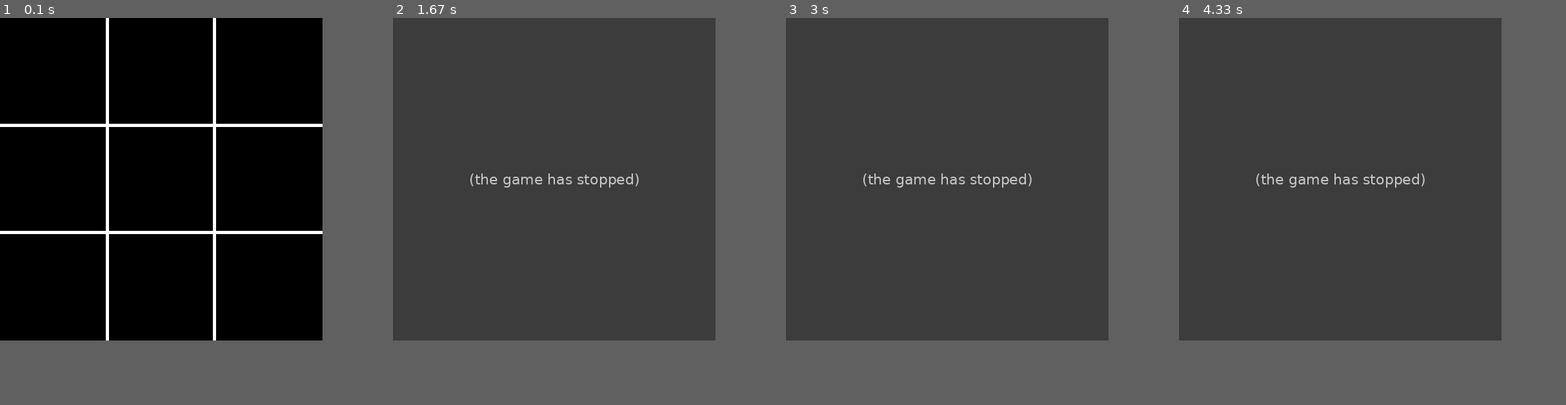
Above: before the commit, frames 1-4 (left to right).
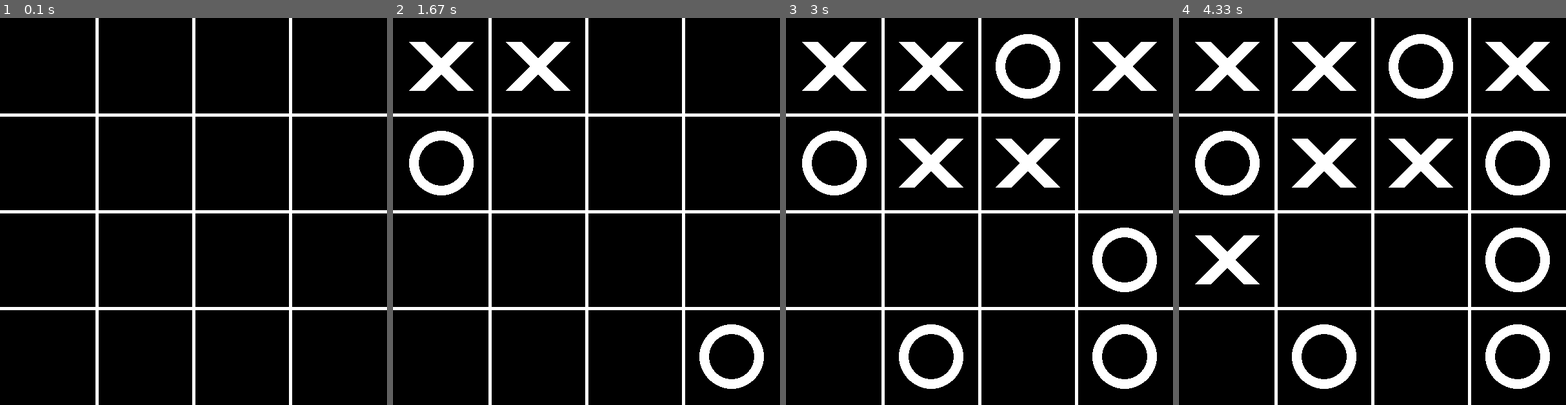
Above: after the commit, the same moments.

Repository: reality8080/PyGame-Caro-Demo
Game: pygame game, started from index.py
Two runs of this game, one before a commit and one after it. Both use one fixed random seed, a clock stepped at 60 frames per second and the inputs below.
Inputs (mouse positions are in pixels of both pictures, inside the frame that each line leads up to):
- Up to frame 1 (0.1 s): no input
- Up to frame 2 (1.67 s): click (586, 211) at 0.38 s; tap R at 0.67 s; click (466, 153) at 1.05 s; click (725, 346) at 1.38 s
- Up to frame 3 (3 s): click (987, 79) at 1.72 s; click (960, 312) at 2.05 s; click (1080, 273) at 2.38 s
- Up to frame 4 (4.33 s): click (1473, 176) at 3.22 s
In our replay, the window is 500x500 before the commit and 600x600 after it. These sizes can differ from the game's own. Grey fills any space a smaller window leaves; there, only what the larger window draws over its background counts as a difference.

The runs differ from the first frame. In frame 1, 7.5% of the frame differs, in the area x 0-100%, y 0-100%; in frame 2, 71%; in frame 3, 74%; in frame 4, 74%.
Error before the commit: IndexError: index 3 is out of bounds for axis 0 with size 3 (index.py line 55); the game stopped at 1.38 s (later frames are placeholders)

Commit message:
Add Algorithms Search, Devide function in file index

Diff:
--- /dev/null
+++ b/Draw.py
@@ -0,0 +1,17 @@
+import pygame
+
+def drawLines(screen,squareSize,boardRows,color,WIDTH,HEIGHT,LINEWIDTH):
+    for i in range(1, boardRows):
+        pygame.draw.line(screen, color, start_pos=(0, i*squareSize), end_pos=(WIDTH, i*squareSize), width=LINEWIDTH)
+        pygame.draw.line(screen, color, start_pos=(i*squareSize, 0), end_pos=(i*squareSize, HEIGHT), width=LINEWIDTH)
+# Vẽ O và X khi người chơi và AI đánh cờ
+def drawFigures(screen,board,boardRows,squareSize,boardCols,color,crossWidth,circleRadius,circleWidth):
+    for row in range(boardRows):
+        for col in range(boardCols):
+            if board[row][col] == 1:
+                pygame.draw.circle(screen, color, center=(int(col*squareSize + squareSize//2), int(row*squareSize + squareSize//2)), radius= circleRadius, width= circleWidth)
+            elif board[row][col] == 2:
+                pygame.draw.line(screen,color,start_pos=(col*squareSize + squareSize // 4, row*squareSize + squareSize // 4),
+                end_pos=(col * squareSize + 3 * squareSize // 4, row*squareSize + 3* squareSize //4), width= crossWidth)
+                pygame.draw.line(screen,color,start_pos=(col*squareSize + squareSize // 4, row*squareSize + 3 * squareSize // 4),
+                end_pos=(col * squareSize + 3 * squareSize // 4, row*squareSize + squareSize //4), width= crossWidth)
--- /dev/null
+++ b/InformedSearch/AStar.py
@@ -0,0 +1,47 @@
+import heapq
+import numpy as np
+from checkWin import checkWin
+from MarkSquare import markSquare
+
+def evaluatedAStar(checkBoard,player, boardRows,boardCols):
+    score=0
+    for row in range(boardRows):
+        for col in range(boardCols):
+            if checkBoard[row][col]==player:
+                score+=10
+            elif checkBoard[row][col]==(3-player):
+                score-=10
+    if checkWin(player,checkBoard):
+        return 1000
+    elif checkWin(3-player,checkBoard):
+        return -1000
+    return score
+
+def AStar(board,boardRows,boardCols,player=2):
+    pq=[]
+
+    opponent=3-player
+    for row in range(boardRows):
+        for col in range(boardCols):
+            if board[row][col]==0:
+                board[row][col]=opponent
+                if checkWin(opponent,board):
+                    board[row][col]=0
+                    markSquare(board,row,col,player)
+                    return True
+                board[row][col]=0
+
+    for row in range(boardRows):
+        for col in range(boardCols):
+            if board[row][col]==0:
+                board[row][col]=player
+                h=evaluatedAStar(board,player,boardRows,boardCols)
+                g = np.count_nonzero(board == 0)
+                f=h+g
+                heapq.heappush(pq,(-f,row,col))
+                board[row][col]=0
+    if pq:
+        _,bestRow,bestCol=heapq.heappop(pq)
+        markSquare(board,bestRow,bestCol,player)
+        return True
+    return False
--- /dev/null
+++ b/InformedSearch/BestFirstSearch.py
@@ -0,0 +1,50 @@
+from checkWin import checkWin
+from MarkSquare import markSquare
+from collections import deque
+
+def evaluateBoard(checkBoard,boardRows,boardCols):
+    score = 0
+    for row in range(boardRows):
+        for col in range(boardCols):
+            if checkBoard[row][col] == 2:  # AI
+                score += 10
+            elif checkBoard[row][col] == 1:  # Người chơi
+                score -= 10
+    if checkWin( checkBoard,2):
+        return 1000
+    elif checkWin( checkBoard,1):
+        return -1000
+    return score
+
+def bestMoveBFS(board,boardRows,boardCols):
+    queue=deque()
+
+    validMoves=[]
+    opponent=1
+    for row in range(boardRows):
+        for col in range(boardCols):
+            if(board[row][col]==0):
+                board[row][col]=opponent
+                if checkWin(board,opponent):
+                    board[row][col]=0
+                    markSquare(board,row,col,2)
+                    return True
+                board[row][col]=0
+                validMoves.append((row,col))
+
+    bestMove =None
+    maxScore=-float('inf')
+
+    for move in validMoves:
+        row,col=move
+        board[row][col]=2
+        score=evaluateBoard(board,boardRows,boardCols)
+        if score>maxScore:
+            maxScore=score
+            bestMove=move
+        board[row][col]=0
+
+    if bestMove:
+        markSquare(board,bestMove[0],bestMove[1],2)
+        return True
+    return False
--- /dev/null
+++ b/InformedSearch/miniMax.py
@@ -0,0 +1,70 @@
+from checkWin import checkWin
+from isFullBoard import isBoardFull
+from MarkSquare import markSquare
+
+def evaluateBoard(checkBoard,boardRows,boardCols):
+    score = 0
+    for row in range(boardRows):
+        for col in range(boardCols):
+            if checkBoard[row][col] == 2:  # AI
+                score += 10
+            elif checkBoard[row][col] == 1:  # Người chơi
+                score -= 10
+    if checkWin( checkBoard,2):
+        return 1000
+    elif checkWin( checkBoard,1):
+        return -1000
+    return score
+
+#Thuat toan tim kiem toi uu MiniMax
+maxDepth=4
+def minimax(minimaxBoard, boardRows, boardCols, depth, isMaximizing,alpha,beta):
+    score=evaluateBoard(minimaxBoard,boardRows,boardCols)
+    if score==1000 or score == -1000 or isBoardFull(minimaxBoard, boardRows, boardCols) or depth>=maxDepth:
+        return score
+    if isMaximizing:
+        bestScore = -float('inf')
+        # Lặp qua tất cả các ô
+        for row in range(boardRows):
+            for col in range(boardCols):
+                if minimaxBoard[row][col] == 0:
+                    minimaxBoard[row][col] = 2
+                    bestScore=max(bestScore,minimax(minimaxBoard,boardRows, boardCols, depth+1, False,alpha,beta))
+                    # Gọi đệ quy và lưu điểm với lớn nhất cho AI
+                    minimaxBoard[row][col] = 0
+                    alpha = max(alpha, bestScore)
+                    if beta <=alpha:
+                        break
+        return bestScore
+    else:
+        bestScore = float('inf')
+        for row in range(boardRows):
+            for col in range(boardCols):
+                if minimaxBoard[row][col] == 0:
+                    minimaxBoard[row][col] = 1
+                    bestScore = min(bestScore, minimax(minimaxBoard, boardRows, boardCols, depth+1,True,alpha,beta))
+                    minimaxBoard[row][col] = 0
+                    beta=min(beta,bestScore)
+                    if beta <=alpha:
+                        break
+        return bestScore
+# Duyệt qua từng ô và suy diễn ra ô có điểm số cao nhất
+def bestMoveMiniMax(board, boardRows, boardCols):
+    bestScore=-float('inf')
+    move=(-1,-1)
+    for row in range (boardRows):
+        for col in range(boardCols):
+            if board[row][col]==0:
+                # Thử đánh
+                board[row][col]=2
+                # Lấy điểm số lớn nhất
+                score= minimax(board,boardRows, boardCols, 0,False,-float('inf'),float('inf'))
+                board[row][col]=0
+                # kiểm tra điểm số cao nhất
+                if score>bestScore:
+                    bestScore=score
+                    move=(row,col)
+    if move != (-1,-1):
+        markSquare(board,move[0], move[1],player=2)
+        return True
+    return False
--- /dev/null
+++ b/MarkSquare.py
@@ -0,0 +1,2 @@
+def markSquare(board,row, col, player):
+    board[row][col] = player
--- /dev/null
+++ b/availableSquare.py
@@ -0,0 +1,2 @@
+def availableSquare(board,row,col):
+    return board[row][col] == 0
--- /dev/null
+++ b/checkWin.py
@@ -0,0 +1,29 @@
+boardRows = 4
+boardCols = 4
+
+def checkWin(checkBoard,player):
+    winCondition = boardCols if boardCols >= boardCols else boardCols-1 # Sửa số quân cần thắng
+
+    # Kiểm tra hàng ngang
+    for row in range(boardRows):
+        for col in range(boardCols - winCondition + 1):
+            if all(checkBoard[row][col + i] == player for i in range(winCondition)):
+                return True
+
+    # Kiểm tra hàng dọc
+    for col in range(boardCols):
+        for row in range(boardRows - winCondition + 1):
+            if all(checkBoard[row + i][col] == player for i in range(winCondition)):
+                return True
+
+    # Kiểm tra đường chéo (\)
+    for r in range(boardRows - winCondition + 1):
+        for c in range(boardCols - winCondition + 1):
+            if all(checkBoard[r + i][c + i] == player for i in range(winCondition)):
+                return True
+
+    # Kiểm tra đường chéo (/)
+    for r in range(winCondition - 1, boardRows):
+        for c in range(boardCols - winCondition + 1):
+            if all(checkBoard[r - i][c + i] == player for i in range(winCondition)):
+                return True
--- a/index.py
+++ b/index.py
@@ -1,6 +1,14 @@
 import sys
 import numpy as np
 import pygame
+from collections import deque
+
+# from InformedSearch.AStar import AStar
+from checkWin import checkWin
+from InformedSearch.miniMax import bestMoveMiniMax
+from isFullBoard import isBoardFull
+from InformedSearch.BestFirstSearch import bestMoveBFS
+from Draw import drawLines,drawFigures
 
 pygame.init()
 
@@ -12,16 +20,16 @@
 Blue = (0, 0, 255)
 Green = (0, 255, 0)
 # Kich thuoc
-WIDTH = 500
-HEIGHT = 500
+WIDTH = 600
+HEIGHT = 600
 # Duong ke
 LINEWIDTH = 5
 FPS = 60
-boardRows = 3
-boardCols = 3
+boardRows = 4
+boardCols = 4
 # Kich thuoc o
 squareSize= WIDTH//boardCols
-circleRadius = squareSize//boardCols
+circleRadius = squareSize//3
 circleWidth = 15
 crossWidth = 25
 # Tao man hinh va chu
@@ -32,115 +40,37 @@
 # Tao bang kich thuoc 3*3
 board=np.zeros((boardRows, boardCols))
 # Vẽ các dòng phân cách
-def drawLines(color=White):
-    for i in range(1, boardRows):
-        pygame.draw.line(screen, color, start_pos=(0, i*squareSize), end_pos=(WIDTH, i*squareSize), width=LINEWIDTH)
-        pygame.draw.line(screen, color, start_pos=(i*squareSize, 0), end_pos=(i*squareSize, HEIGHT), width=LINEWIDTH)
-# Vẽ O và X khi người chơi và AI đánh cờ
-def drawFigures(color=White):
-    for row in range(boardRows):
-        for col in range(boardCols):
-            if board[row][col] == 1:
-                pygame.draw.circle(screen, color, center=(int(col*squareSize + squareSize//2), int(row*squareSize + squareSize//2)), radius= circleRadius, width= circleWidth)
-            elif board[row][col] == 2:
-                pygame.draw.line(screen,color,start_pos=(col*squareSize + squareSize // 4, row*squareSize + squareSize // 4),
-                end_pos=(col * squareSize + 3 * squareSize // 4, row*squareSize + 3* squareSize //4), width= crossWidth)
-                pygame.draw.line(screen,color,start_pos=(col*squareSize + squareSize // 4, row*squareSize + 3 * squareSize // 4),
-                end_pos=(col * squareSize + 3 * squareSize // 4, row*squareSize + squareSize //4), width= crossWidth)
+
 # Đánh dấu ô đó là Người chơi hay AI đánh
+
+# Kiểm tra các ô trống
+# Kiểm tra bảng đầy
+
+# Kiểm tra bên nào đã thắng
+
 def markSquare(row, col, player):
     board[row][col] = player
 # Kiểm tra các ô trống
 def availableSquare(row,col):
     return board[row][col] == 0
 # Kiểm tra bảng đầy
-def isBoardFull(checkBroad=board):
-    for row in range(boardRows):
-        for col in range(boardCols):
-            if checkBroad[row][col] == 0:
-                return False
-    return True
+
 # Kiểm tra bên nào đã thắng
-def checkWin(player, checkBroad=board):
-    # Kiểm tra xem có đủ 3 điểm theo hàng dọc
-    for col in range(boardCols):
-        for row in range(0,boardRows-2):
-            if checkBroad[0+row][col] ==player and checkBroad[1+row][col]==player and checkBroad[2+row][col]==player:
-                return True
-    # Kiểm tra xem có đủ 3 điểm theo hàng ngang
-    # for row in range(boardRows):
-    #     if checkBroad[row][0] ==player and checkBroad[row][1]==player and checkBroad[row][2]==player:
-    #         return True
-    # Kiểm tra xem một trong hai đường chéo có đủ 3 điểm
-    if checkBroad[0][0] ==player and checkBroad[1][1]==player and checkBroad[2][2]==player:
-        return True
-    if checkBroad[0][2] ==player and checkBroad[1][1]==player and checkBroad[2][0]==player:
-        return True
-    return False
 
-#Thuat toan tim kiem toi uu MiniMax
-def minimax(minimaxBoard, depth, isMaximizing):
-    # Kiểm tra AI thắng
-    if checkWin(player=2, checkBroad=minimaxBoard):
-        return float('inf')
-    # Kiểm tra người chơi thắng
-    elif checkWin(player=1, checkBroad=minimaxBoard):
-        return float('-inf')
-    # Kiểm tra bàn cờ đầyđầy
-    elif isBoardFull(checkBroad=minimaxBoard):
-        return 0
+# Them he so danh gia
 
-    if isMaximizing:
-        bestScore = -1000
-        # Lặp qua tất cả các ô
-        for row in range(boardRows):
-            for col in range(boardCols):
-                if minimaxBoard[row][col] == 0:
-                    minimaxBoard[row][col] = 2
-                    # Gọi đệ quy và lưu điểm với lớn nhất cho AI
-                    score = minimax(minimaxBoard, depth+1, isMaximizing= False)
-                    minimaxBoard[row][col] = 0
-                    bestScore = max(score, bestScore)
-        return bestScore
-    else:
-        bestScore = 1000
-        for row in range(boardRows):
-            for col in range(boardCols):
-                if minimaxBoard[row][col] == 0:
-                    minimaxBoard[row][col] = 1
-                    score = minimax(minimaxBoard, depth+1, isMaximizing=True)
-                    minimaxBoard[row][col] = 0
-                    bestScore = min(score, bestScore)
-        return bestScore
-# Duyệt qua từng ô và suy diễn ra ô có điểm số cao nhất
-def bestMove():
-    bestScore=-1000
-    move=(-1,-1)
-    for row in range (boardRows):
-        for col in range(boardCols):
-            if board[row][col]==0:
-                # Thử đánh
-                board[row][col]=2
-                # Lấy điểm số lớn nhất
-                score= minimax(board, depth=0,isMaximizing=False)
-                board[row][col]=0
-                # kiểm tra điểm số cao nhất
-                if score>bestScore:
-                    bestScore=score
-                    move=(row,col)
-    if move != (-1,-1):
-        markSquare(move[0], move[1],player=2)
-        return True
-    return False
 # khởi tạo game
+
+
+
 def restartGame():
     screen.fill(Black)
-    drawLines()
+    drawLines(screen,squareSize,boardRows,White,WIDTH,HEIGHT,LINEWIDTH)
     for row in range(boardRows):
         for col in range(boardCols):
             board[row][col]=0
 
-drawLines()
+drawLines(screen,squareSize,boardRows,White,WIDTH,HEIGHT,LINEWIDTH)
 
 player=1
 gameOver=False
@@ -148,6 +78,7 @@
 while True:
     for event in pygame.event.get():
         if event.type == pygame.QUIT:
+            pygame.quit()
             sys.exit()
 
         if event.type==pygame.MOUSEBUTTONDOWN and not gameOver:
@@ -156,17 +87,19 @@
             # Người chơi
             if availableSquare(mouseY,mouseX):
                 markSquare(mouseY,mouseX, player)
-                if checkWin(player):
+                if checkWin(checkBoard=board,player=player):
                     gameOver=True
                 player=player%2+1
             # AI đánh
                 if not gameOver:
-                    if bestMove():
-                        if checkWin(player=2):
+                    # if AStar(board,boardRows,boardCols):
+                    # if bestMove(board,boardRows,boardCols):
+                    if bestMoveBFS(board,boardRows,boardCols):
+                        if checkWin(board,player=2):
                             gameOver=True
                         player=player%2+1
                 if not gameOver:
-                    if isBoardFull():
+                    if isBoardFull(board,boardRows, boardCols):
                         gameOver=True
         if event.type==pygame.KEYDOWN:
             if event.key==pygame.K_r:
@@ -174,16 +107,16 @@
                 gameOver=False
                 player=1
     if not gameOver:
-        drawFigures()
+        drawFigures(screen,board,boardRows,squareSize,boardCols,White,crossWidth,circleRadius,circleWidth)
     else:
-        if checkWin(1):
-            drawFigures(Green)
-            drawLines(Green)
-        elif checkWin(2):
-            drawFigures(Red)
-            drawLines(Red)
+        if checkWin(board,1):
+            drawFigures(screen,board,boardRows,squareSize,boardCols,Green,crossWidth,circleRadius,circleWidth)
+            drawLines(screen,squareSize,boardRows,Green,WIDTH,HEIGHT,LINEWIDTH)
+        elif checkWin(board,2):
+            drawFigures(screen,board,boardRows,squareSize,boardCols,Red,crossWidth,circleRadius,circleWidth)
+            drawLines(screen,squareSize,boardRows,Red,WIDTH,HEIGHT,LINEWIDTH)
         else:
-            drawFigures(Blue)
-            drawLines(Blue)
+            drawFigures(screen,board,boardRows,squareSize,boardCols,Blue,crossWidth,circleRadius,circleWidth)
+            drawLines(screen,squareSize,boardRows,Blue,WIDTH,HEIGHT,LINEWIDTH)
     pygame.display.update()
     pygame.time.Clock().tick(FPS)
--- /dev/null
+++ b/isFullBoard.py
@@ -0,0 +1,6 @@
+def isBoardFull(checkBroad,boardRows,boardCols):
+    for row in range(boardRows):
+        for col in range(boardCols):
+            if checkBroad[row][col] == 0:
+                return False
+    return True
